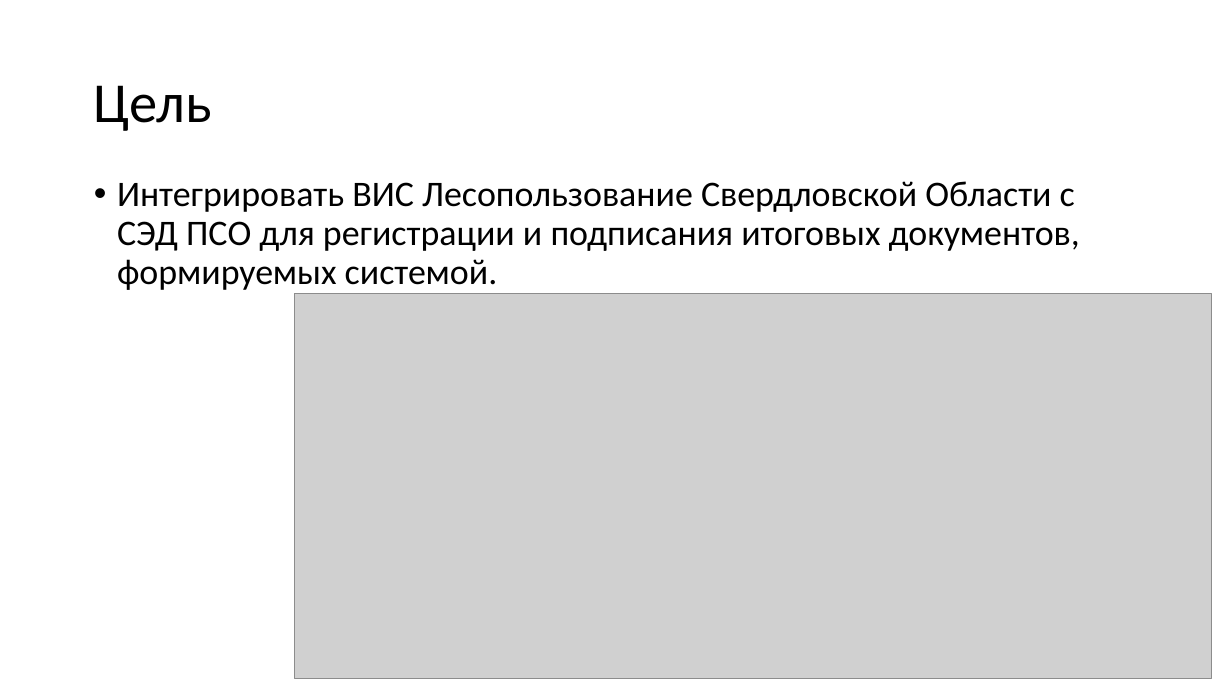
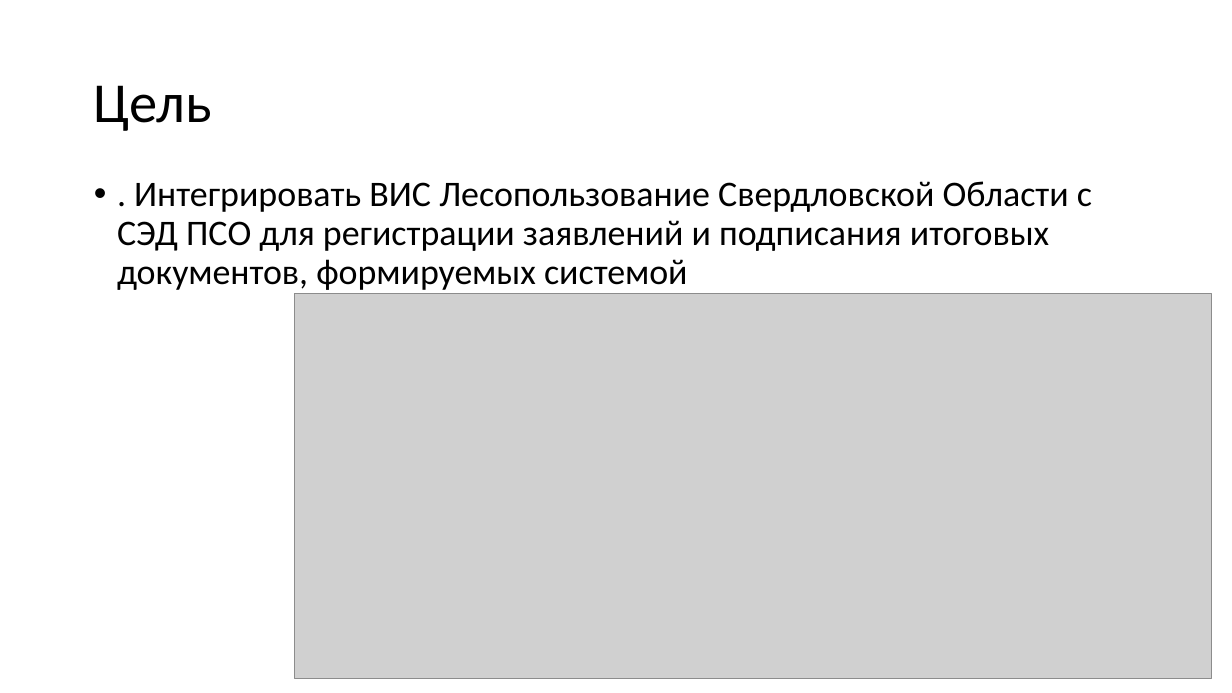
Before and after one commit to mcdodik20008/docs, a slide deck: slide 3 of Prezentatsia.pptx. Drawn at 1232x693 pixels with LibreOffice and Linux fonts; fonts in the diff are those of the drawing; grey boxes stand for pictures. Boxes give left, top, right and bottom in pixels: in the first picture for what was removed or moved away, otherwise in the second. Text is boxed around its words. In the diff, an @@ line names an element or a change of style, - is before the commit and + after.

```diff
--- a/Prezentatsia.pptx
+++ b/Prezentatsia.pptx
@@ text at (x1=117, y1=181, x2=1092, y2=290): text changed; text colour #000000 to #303030 @@
-• Интегрировать ВИС Лесопользование Свердловской Области с СЭД ПСО для регистрации и подписания итоговых документов, формируемых системой.
+• . Интегрировать ВИС Лесопользование Свердловской Области с СЭД ПСО для регистрации заявлений и подписания итоговых документов, формируемых системой
```
Also in this commit, not shown: 5 other slides changed, 1 slide added, 1 slide removed.
